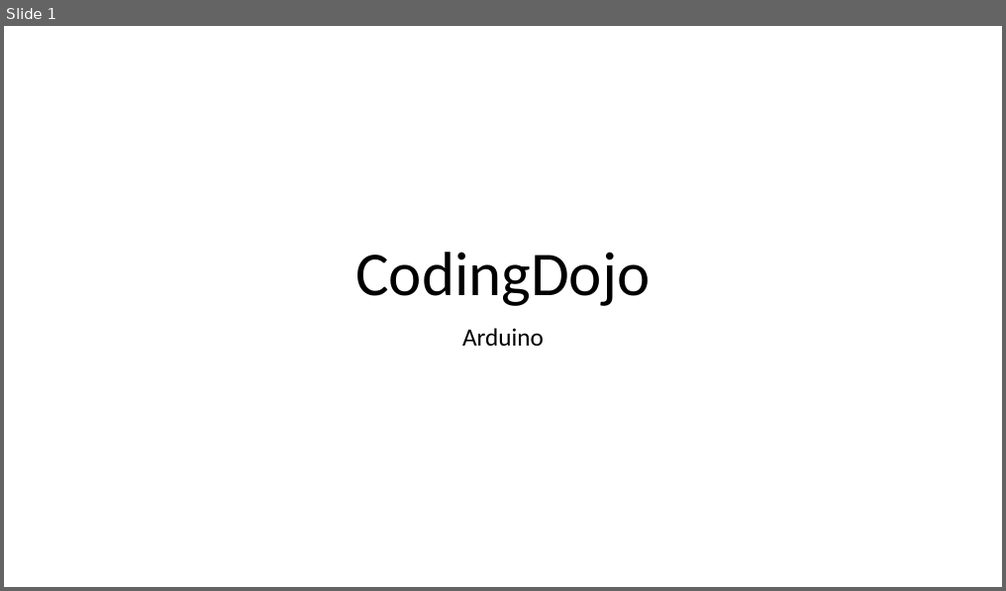
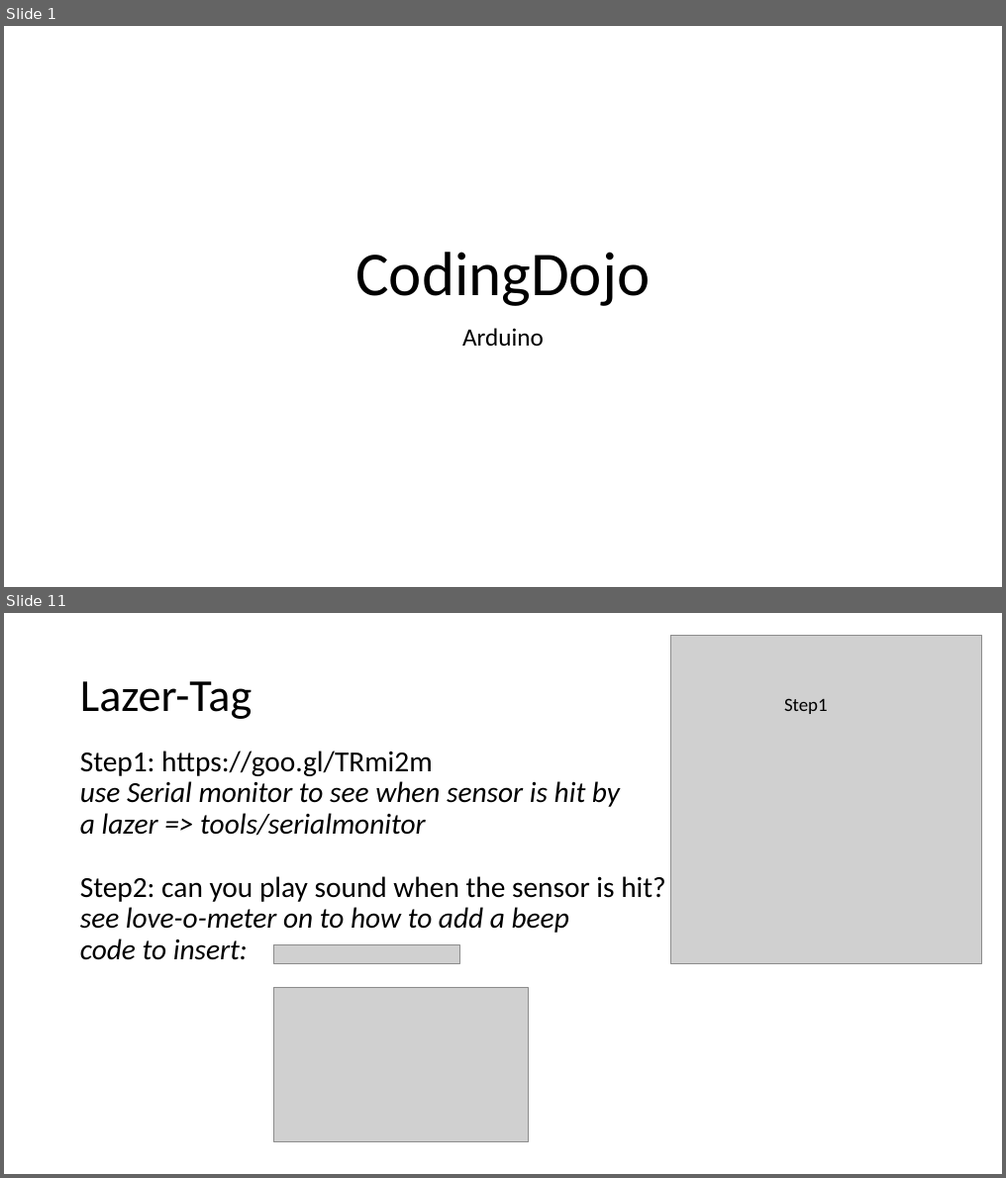
Before and after one commit to geobarteam/codingdojo, a slide deck: Arduino/CodingDojo.odp. Shown one above the other, each under a label of ours: slide 1 before the commit, slides 1 and 11 after it; the slides between them are not shown. The pictures are 1006x591 and 1006x1178 pixels, drawn with LibreOffice and Linux fonts; fonts in the diff are those of the drawing; grey boxes stand for pictures. Boxes give left, top, right and bottom in pixels: in the first picture for what was removed or moved away, otherwise in the second. Text is boxed around its words. In the diff, an @@ line names an element or a change of style, - is before the commit and + after.

```diff
--- a/Arduino/CodingDojo.odp
+++ b/Arduino/CodingDojo.odp
@@ slide 11 added at box(4, 613, 1002, 1174), background #FFFFFF @@
@@ picture added at box(671, 636, 982, 963) @@
@@ title added at box(80, 681, 252, 719), 44 pt, text #000000 @@
+Lazer-Tag
@@ text added at box(784, 698, 828, 714), 18 pt, text #000000 @@
+Step1
@@ text added at box(80, 751, 666, 960), 28 pt, text #000000, italic @@
+Step1: https://goo.gl/TRmi2m
+use Serial monitor to see when sensor is hit by
+a lazer => tools/serialmonitor
+Step2: can you play sound when the sensor is hit?
+see love-o-meter on to how to add a beep
+code to insert:
@@ picture added at box(274, 946, 460, 964) @@
@@ picture added at box(274, 987, 529, 1143) @@
```
Also in this commit, not shown: 5 slides changed, 4 other slides added, 1 slide removed, 1 other file.
